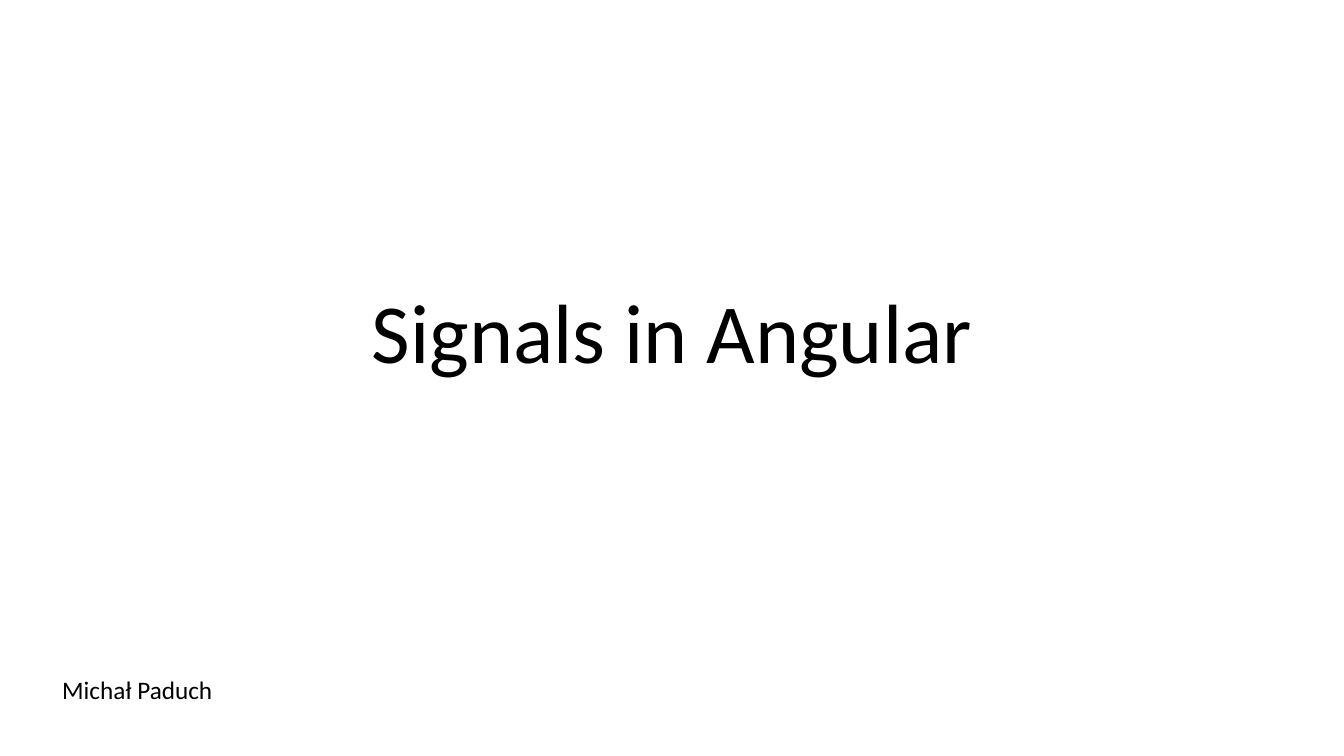
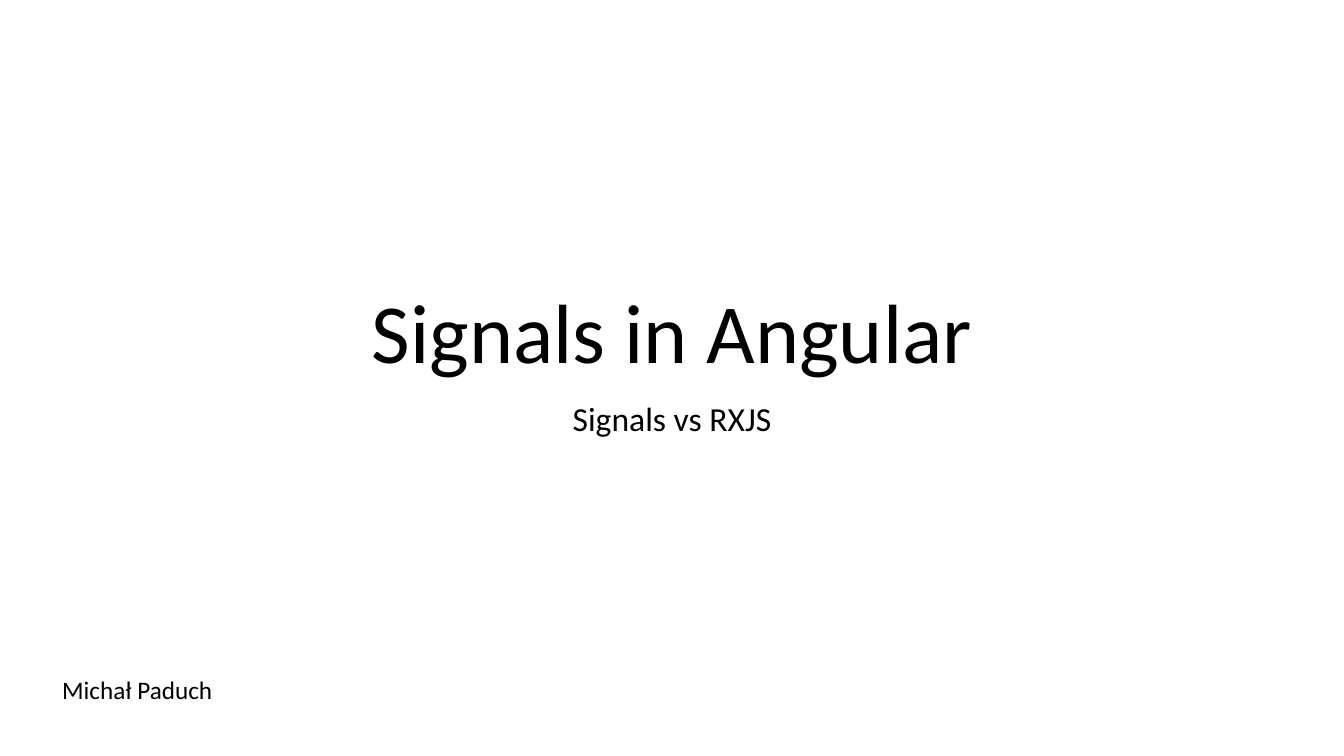
Before and after one commit to Trolejbus/AngularSignalsKnowledgeShare, a slide deck: slide 1 of Signals in Angular.pptx. Drawn at 1344x756 pixels with LibreOffice and Linux fonts; fonts in the diff are those of the drawing. Boxes give left, top, right and bottom in pixels: in the first picture for what was removed or moved away, otherwise in the second. Text is boxed around its words. In the diff, an @@ line names an element or a change of style, - is before the commit and + after.

```diff
--- a/Signals in Angular.pptx
+++ b/Signals in Angular.pptx
@@ subtitle added at (x1=573, y1=407, x2=771, y2=437), 24 pt, text #000000 @@
+Signals vs RXJS
```
Also in this commit, not shown: 9 other slides changed, 2 slides removed, 2 other files.
